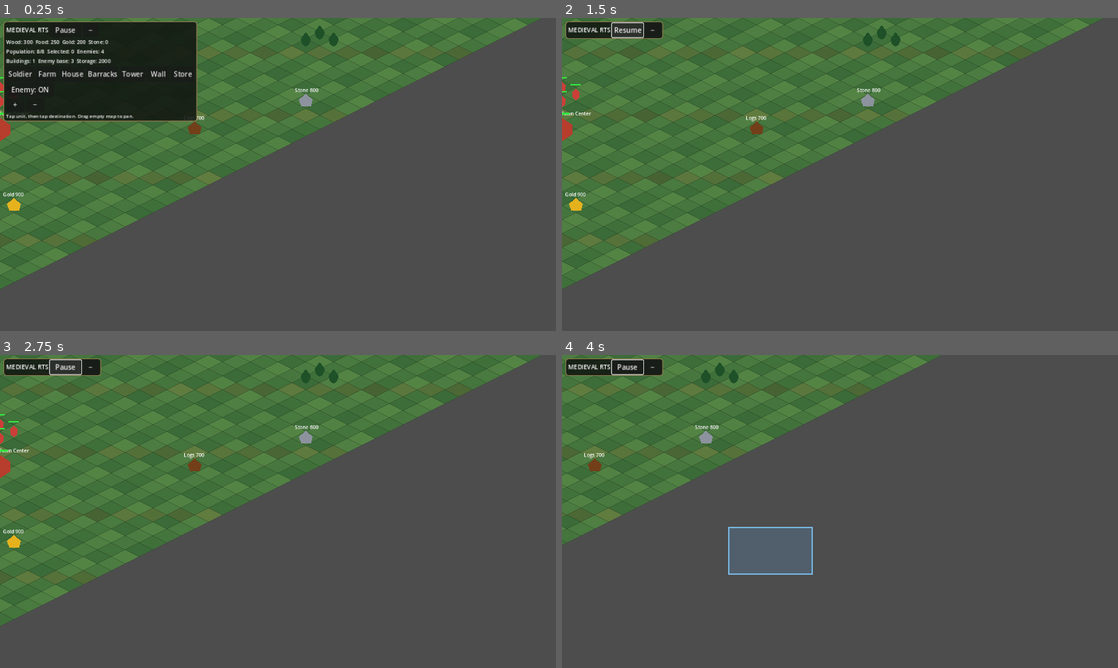
Above: before the commit, frames 1-4 (two rows, left to right).
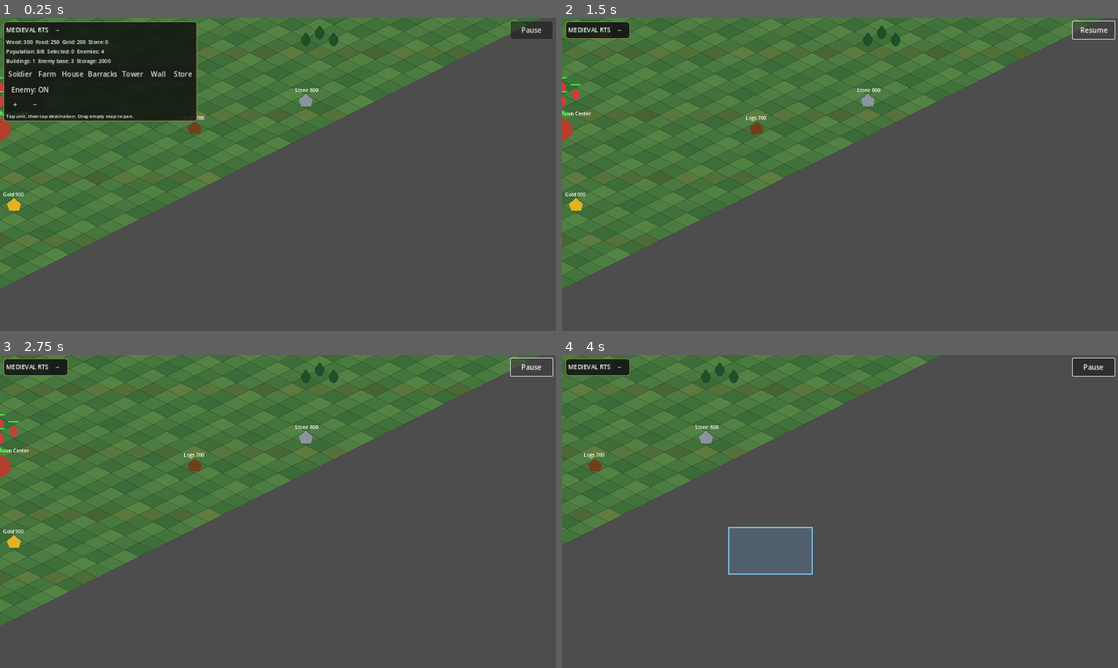
Above: after the commit, the same moments.

Repository: noub1234567-cmd/Medieval-RTS-Mobile
Game: Godot game, scene res://scenes/main.tscn
Two runs of this game, one before a commit and one after it. Both use one fixed random seed, a clock stepped at 60 frames per second and the inputs below.
Inputs (mouse positions are in pixels of both pictures, inside the frame that each line leads up to):
- Up to frame 1 (0.25 s): no input
- Up to frame 2 (1.5 s): click "−" at 0.5 s; click "Pause" at 1.25 s
- Up to frame 3 (2.75 s): click "Resume" at 2 s
- Up to frame 4 (4 s): move the mouse to (962, 495) at 2.77 s; hold D 2.78-3.5 s; click (962, 495) at 2.92 s; drag from (728, 527) to (812, 574) at 3.52 s

The runs differ from the first frame. In frame 1, 0.4% of the frame differs, in the area x 10-100%, y 1-7%; in frame 2, 0.6%; in frame 3, 0.6%; in frame 4, 0.8%, in the area x 8-100%, y 0-7%.

Commit message:
Place pause control independently at screen top-right

Diff:
--- a/scripts/game.gd
+++ b/scripts/game.gd
@@ -374,9 +374,18 @@
 	top.add_child(title)
 	pause_toggle_button=Button.new()
 	pause_toggle_button.text="Pause"
-	pause_toggle_button.custom_minimum_size=Vector2(72,32)
+	pause_toggle_button.custom_minimum_size=Vector2(92,40)
+	pause_toggle_button.anchor_left=1.0
+	pause_toggle_button.anchor_right=1.0
+	pause_toggle_button.anchor_top=0.0
+	pause_toggle_button.anchor_bottom=0.0
+	pause_toggle_button.offset_left=-104.0
+	pause_toggle_button.offset_right=-8.0
+	pause_toggle_button.offset_top=8.0
+	pause_toggle_button.offset_bottom=48.0
+	pause_toggle_button.z_index=100
 	pause_toggle_button.pressed.connect(toggle_pause)
-	top.add_child(pause_toggle_button)
+	hud.add_child(pause_toggle_button)
 	var collapse:=Button.new()
 	collapse.text="−"
 	collapse.custom_minimum_size=Vector2(36,32)
